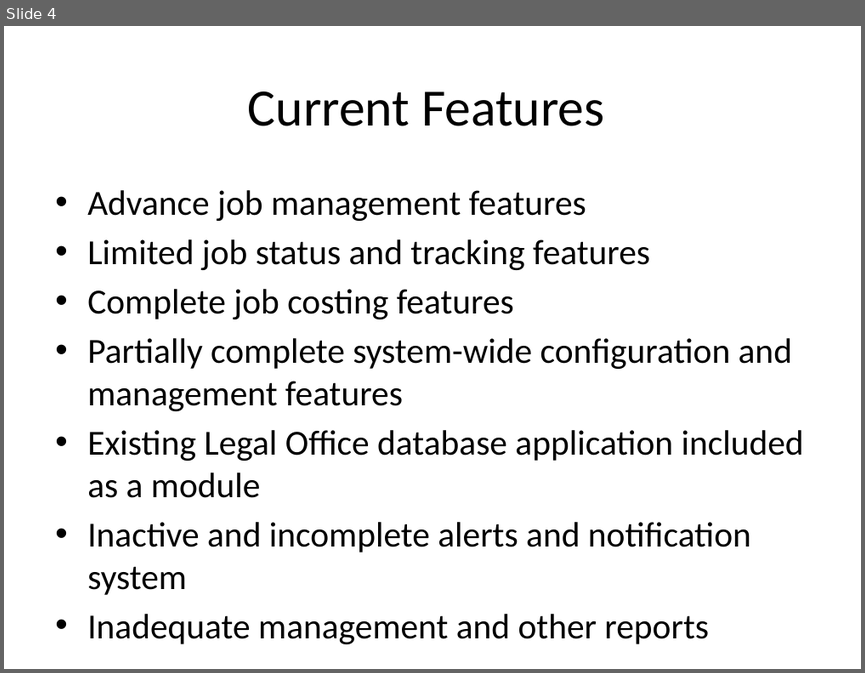
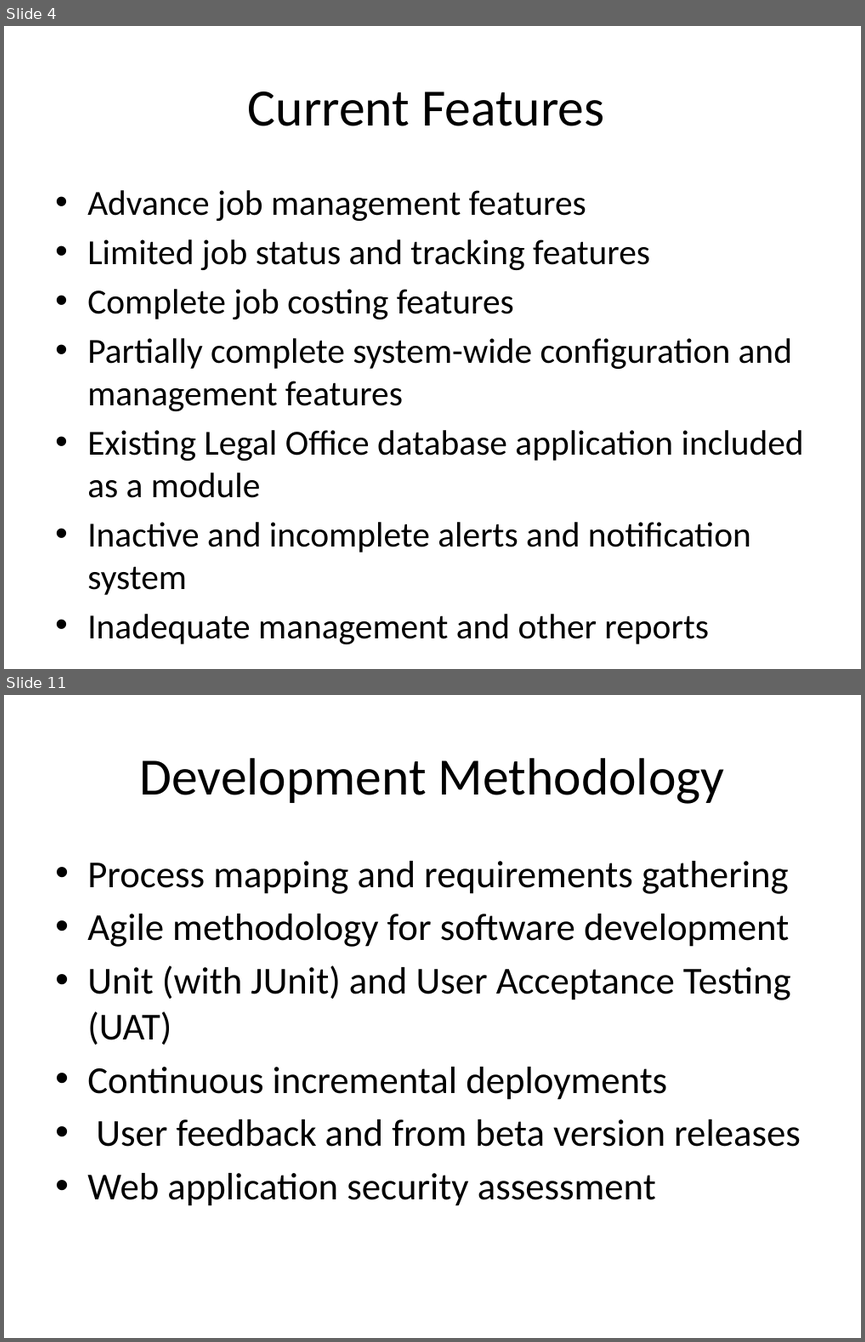
Before and after one commit to DPBandA/job-management-tracking-system, a slide deck: doc/Job Management & Tracking System Presentation.pptx. Shown one above the other, each under a label of ours: slide 4 before the commit, slides 4 and 11 after it; the slides between them are not shown. The pictures are 865x673 and 865x1342 pixels, drawn with LibreOffice and Linux fonts; fonts in the diff are those of the drawing. Boxes give left, top, right and bottom in pixels: in the first picture for what was removed or moved away, otherwise in the second. Text is boxed around its words. In the diff, an @@ line names an element or a change of style, - is before the commit and + after.

```diff
--- a/doc/Job Management & Tracking System Presentation.pptx
+++ b/doc/Job Management & Tracking System Presentation.pptx
@@ slide 11 added at <box>4,695,861,1338</box>, background #FFFFFF @@
@@ title added at <box>140,758,725,804</box>, 44 pt, text #000000 @@
+Development Methodology
@@ text added at <box>87,861,800,1206</box>, 32 pt, text #000000 @@
+• Process mapping and requirements gathering
+• Agile methodology for software development
+• Unit (with JUnit) and User Acceptance Testing (UAT)
+• Continuous incremental deployments
+• User feedback and from beta version releases
+• Web application security assessment
```
Also in this commit, not shown: 3 slides changed, 6 other slides added, 1 slide removed, 2 other files.
